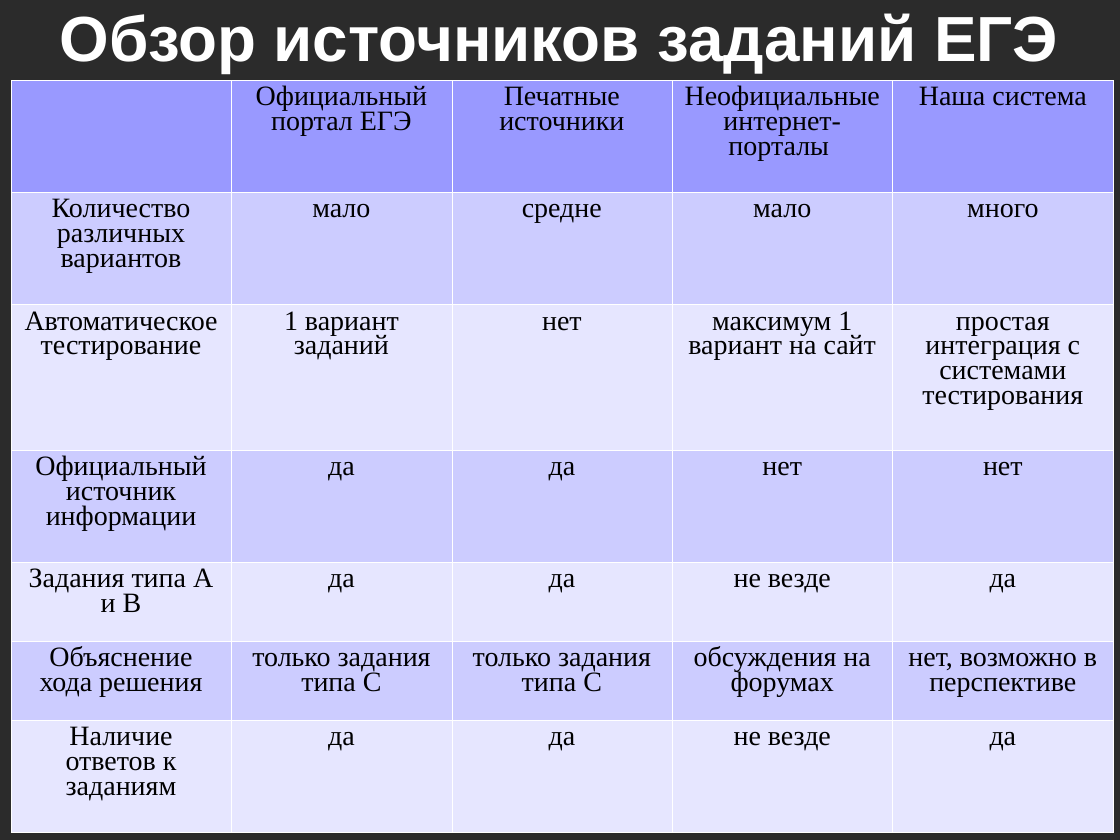
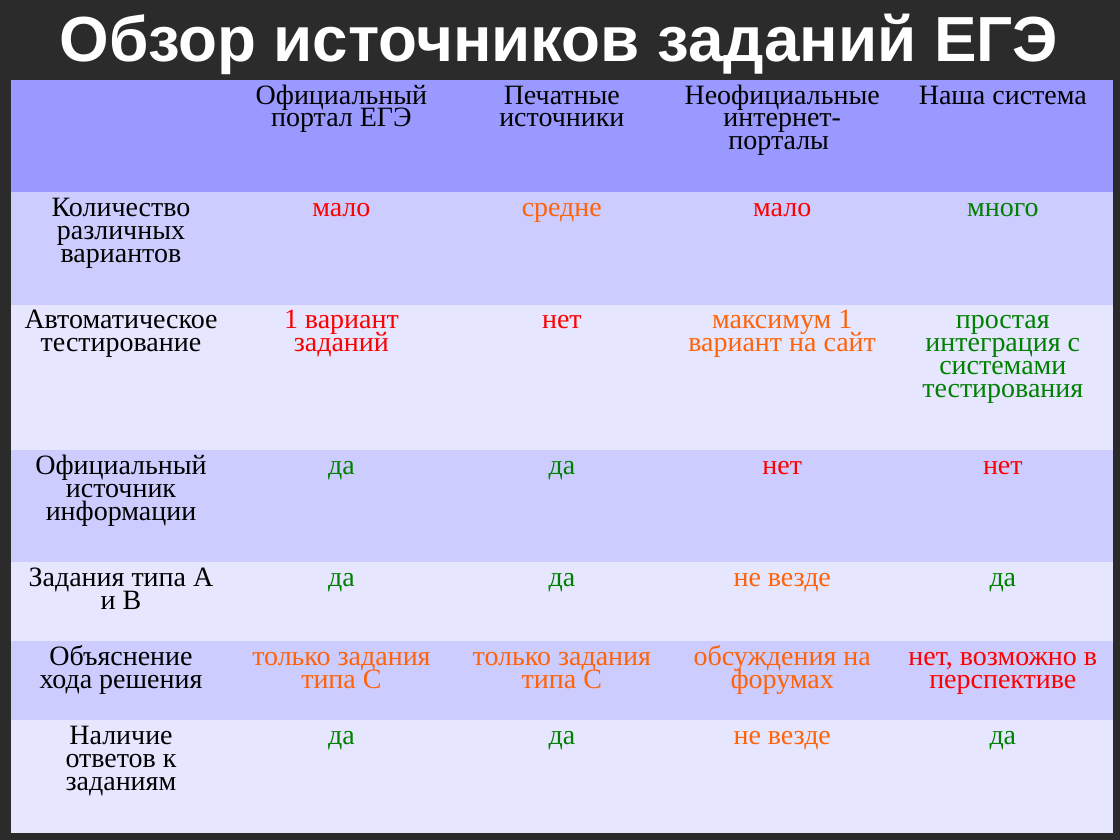
Before and after one commit to kevroletin/Coursework, a slide deck: slide 4 of 236_Кевролетин_презентация.ppt (slide 5 before the commit). Drawn at 1120x840 pixels with LibreOffice and Linux fonts; fonts in the diff are those of the drawing; background and template pictures are left out; a plain dark background stands for a picture behind light text. Boxes give left, top, right and bottom in pixels: in the first picture for what was removed or moved away, otherwise in the second. Text is boxed around its words. In the diff, an @@ line names an element or a change of style, - is before the commit and + after.

```diff
--- a/236_Кевролетин_презентация.ppt
+++ b/236_Кевролетин_презентация.ppt
@@ table at (11,81,1114,833) @@
@@ text colour #000000 to #FF0000 in "мало", "мало", "1 вариант заданий", "нет" and 3 more places @@
@@ text colour #000000 to #FF6309 in "средне", "максимум 1 вариант на сайт", "не везде", "только задания типа С" and 3 more places @@
@@ text colour #000000 to #008000 in "много", "простая интеграция с системами тестирования", "да", "да" and 6 more places @@
@@ line spacing 0.8 to 0.74 @@
@@ borders changed @@
```
Also in this commit, not shown: 9 other slides changed, 3 slides removed, 3 other files.
